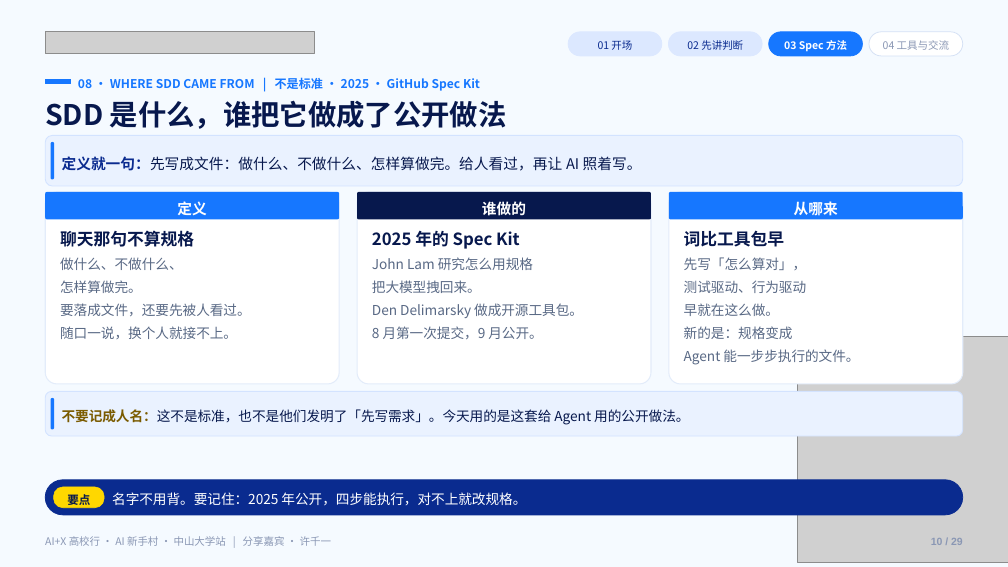
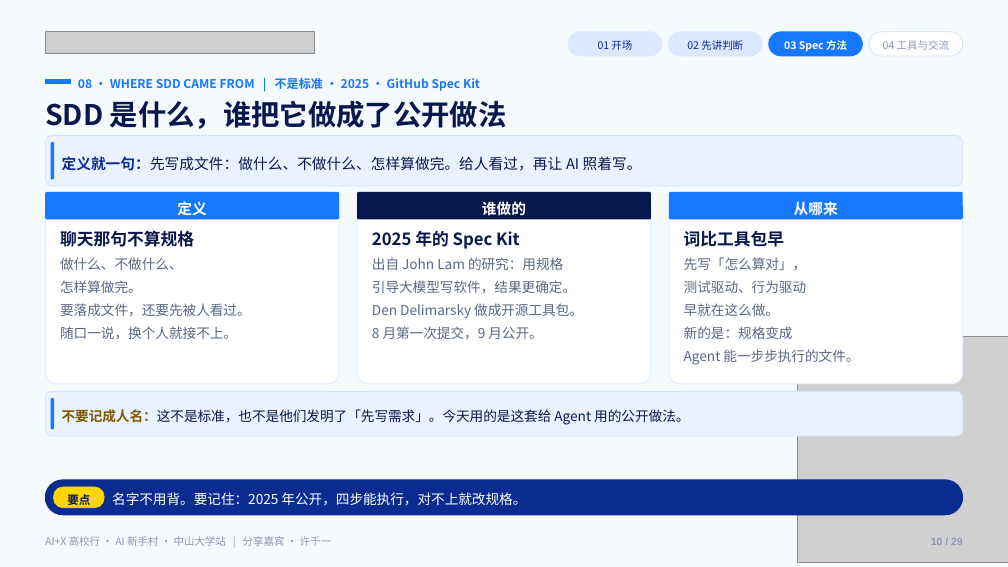
Before and after one commit to Frocir/aix-talk, a slide deck: slide 10 of aix-talk-26pages.pptx. Drawn at 1008x567 pixels with LibreOffice and Linux fonts; fonts in the diff are those of the drawing; grey boxes stand for pictures. Boxes give left, top, right and bottom in pixels: in the first picture for what was removed or moved away, otherwise in the second. Text is boxed around its words. In the diff, an @@ line names an element or a change of style, - is before the commit and + after.

```diff
--- a/aix-talk-26pages.pptx
+++ b/aix-talk-26pages.pptx
@@ text at (372,257,576,293): text changed @@
-John Lam 研究怎么用规格
-把大模型拽回来。
+出自 John Lam 的研究：用规格
+引导大模型写软件，结果更确定。
```
Also in this commit, not shown: 5 other slides changed, 2 other files.
